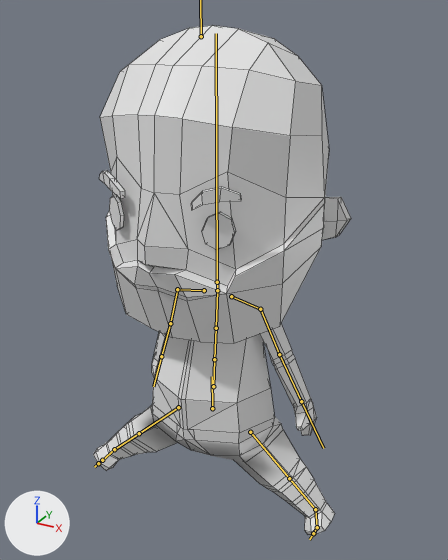
The Blender file bad-santa/SANTA.blend, before and after one commit.
The view is the same before and after, from a 50 mm camera at (1.13, -1.96, 2.13) aimed at (0.02, 0.06, 1.12). Lighting does not change. The marker at lower left points along +X, +Y and +Z. Both versions are drawn at frame 20 of the action 'idle'; the numbers are the values there. The bones that bend it are drawn over the model as lines. Mesh edges are drawn as thin lines.

Names of what the first picture shows: 'BODY'.
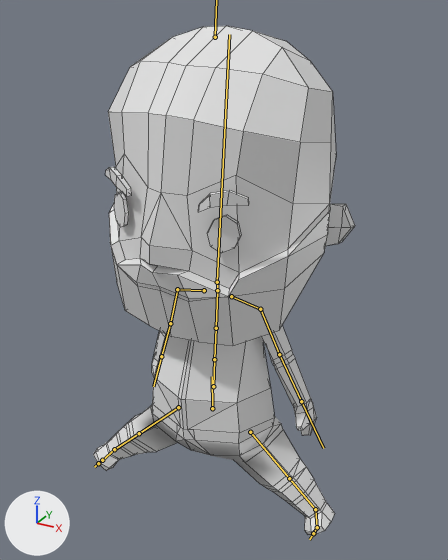
The change in detail:
Bone 'mixamorig:Head' (bone_mixamorig_head) turns from (0, 0, 0) to (-1, 0, -3) degrees about its own x, y and z.

Where the change shows, as pixel boxes [x1, y1, x2, y2] in the pictures (448 x 560 px):
'BODY', posed: before [93, 25, 351, 535]; after [93, 26, 355, 535]
bone 'mixamorig:Head', root to tip: before (217, 282) to (216, 33); after (217, 282) to (229, 34)
